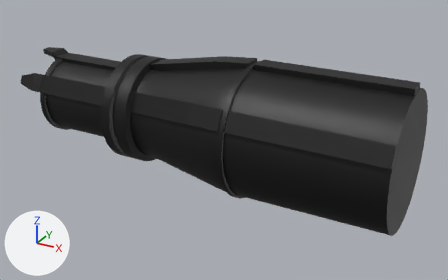
The Blender file jakes_test/gun.blend, before and after one commit.
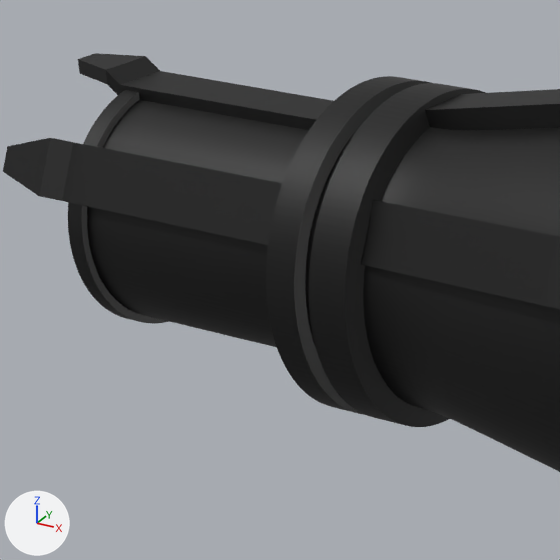
There are two pictures of each version: one whole from a camera (50 mm lens) standing at (1.021, -2.658, 1.238) and looking at (-0.447, 0.012, -0.097), one close up on the part from 4% to 42% of the width and 11% to 72% of the height. Arrows for +X, +Y and +Z are at lower left; the lights stay in place. The first two pictures are the older version.

The older version as bpy lines, for what is in view:
```python
me_cube_001 = bpy.data.meshes.new('Cube.001')
me_cube_001.from_pydata(...)  # 28 vertices, 25 faces; spans x -0.87..0.521, y -0.052..0.0, z 0.219..0.384
me_cube_001.materials.append(mat_dark)  # black #000000
me_cube_003 = bpy.data.meshes.new('Cube.003')
me_cube_003.from_pydata(...)  # 16 vertices, 14 faces; spans x -11.33..1.0, y -1.0..1.0, z -0.15..0.82
me_cube_003.materials.append(mat_dark)  # black #000000
me_cylinder = bpy.data.meshes.new('Cylinder')
me_cylinder.from_pydata(...)  # 672 vertices, 642 faces; spans x -1.52..0.52, y -0.36..0.36, z -0.36..0.36
me_cylinder.materials.append(mat_dark)  # black #000000
ob_cube = bpy.data.objects.new('Cube', me_cube_001)
ob_cube.parent = ob_cube_004
ob_cube.matrix_parent_inverse = Matrix(((19.24, 0.0, 0.0, 20.46), (0.0, 9.276, -16.86, -0.185), (0.0, 16.86, 9.276, -4.063), (0.0, 0.0, 0.0, 1.0)))
ob_cube.location = (0.0, 0.0, -0.0148)
_m = ob_cube.modifiers.new('Mirror', 'MIRROR')
_m.use_axis = (False, True, False)
_m.use_clip = True
_m.merge_threshold = 0.024
ob_cube_002 = bpy.data.objects.new('Cube.002', me_cube_003)
ob_cube_002.location = (-1.064, 0.0, 0.209)
ob_cube_002.scale = (0.052, 0.052, 0.052)
ob_gun = bpy.data.objects.new('Gun', me_cylinder)
ob_gun.location = (0.0, 0.0, 0.0)
_m = ob_gun.modifiers.new('Subdivision', 'SUBSURF')
_m.levels = 2
# also in view: 'Cube.003' at (-1.332, -0.2, 0.11); 'Cube.001' at (-0.173, -0.246, 0.129)
```
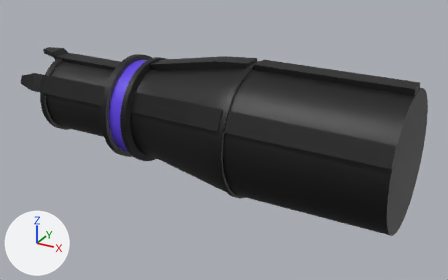
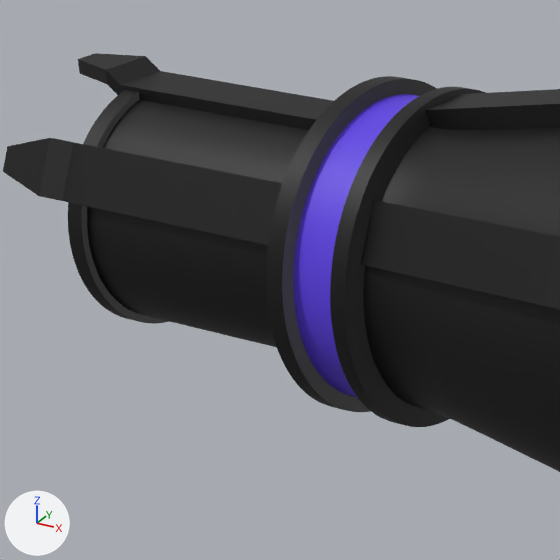
Commit message: display gun recharging

The change, as a list of edits to the scene's bpy script:
```text
Add mat_charge:
    mat_charge = principled_material('Charge')
    mat_charge.base_color = (0.116, 0.0537, 0.8)  # blue #6042e7
Change me_cylinder:
    where me_cylinder.from_pydata(...)  # 672 vertices, 642 faces; spans x -1.52..0.52, y -0.36..0.36, z -0.36..0.36
    used by ob_gun; location = (0.0, 0.0, 0.0)
    me_cylinder part 1: all 128 vertices in x -0.97..-0.94, y -0.29..0.29, z -0.29..0.29 are scaled about their middle by (3.46, 1, 1), then moved by (0.01, 0.0, 0.0)
    me_cylinder part 2: all 32 faces centred in x -0.95, y -0.26..0.26, z -0.26..0.26 switch from mat_dark (black #000000) to mat_charge (blue #6042e7)
```

Pixel boxes [x1, y1, x2, y2] of what changed, in the close-ups (560 x 560 px; the box of a moved part takes in the faces that stretch with it):
'Gun', reshaped, recoloured
    both: [68, 76, 560, 472]
part 1 of me_cylinder, moved or reshaped
    both: [266, 76, 469, 425]
part 2 of me_cylinder, recoloured
    before: [305, 127, 360, 347]
    after: [293, 94, 419, 398]
